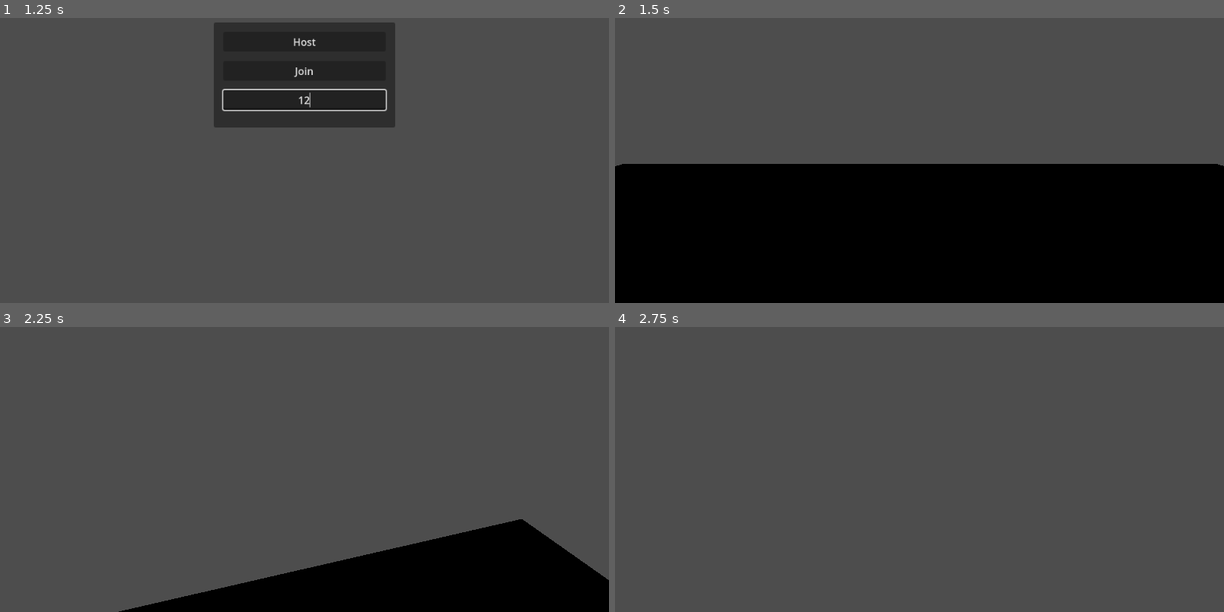
Above: before the commit, frames 1-4 (two rows, left to right).
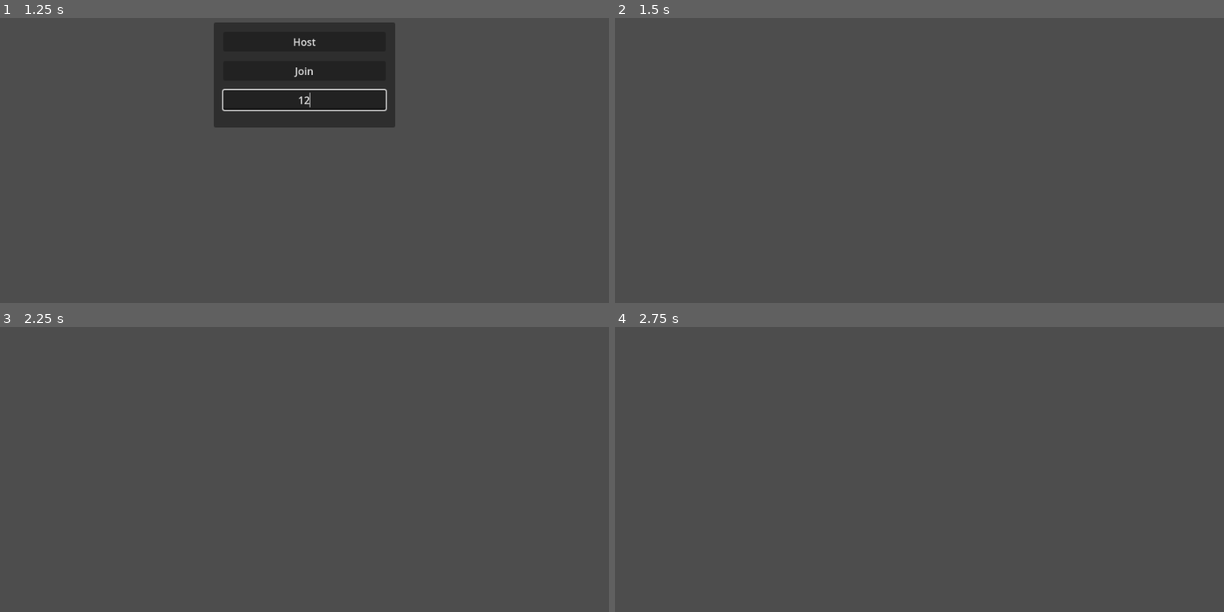
Above: after the commit, the same moments.

Repository: Leopc1977/NotCryOfFeaR
Game: Godot game, scene res://world/world.tscn
The game is run twice, just before and just after one commit, with the same random seed, the same clock (stepped at 60 frames per second) and the same inputs.
Inputs (mouse positions are in pixels of both pictures, inside the frame that each line leads up to):
- Up to frame 1 (1.25 s): click (304, 100) at 0.52 s; type "12" at 0.6 s
- Up to frame 2 (1.5 s): click "Host" at 1.25 s
- Up to frame 3 (2.25 s): tap Enter (ui_accept) at 2 s; move the mouse to (334, 381) at 2.02 s; hold W (up) from 2.03 s (still down)
- Up to frame 4 (2.75 s): keep holding W (up); tap Enter (ui_accept) at 2.27 s

Frame 1 is identical in both runs. In frame 2, 49% of the frame differs, in the area x 0-100%, y 51-100%; in frame 3, 14%; in frame 4, nothing differs.

Commit message:
[ADD]: Error Handling (server connection & disconnection)

Diff:
--- a/world/world.gd
+++ b/world/world.gd
@@ -12,19 +12,35 @@
 	if Input.is_action_just_pressed("quit"):
 		get_tree().quit()
 
+func _notification(event):
+	if event == NOTIFICATION_WM_CLOSE_REQUEST:
+		multiplayer.multiplayer_peer = null
+		get_tree().quit()
+
 func _on_host_pressed():
+	# Start as server.
 	main_menu.hide()
 
 	enet_peer.create_server(PORT)
+	if enet_peer.get_connection_status() == MultiplayerPeer.CONNECTION_DISCONNECTED:
+		OS.alert("Failed to start multiplayer server.")
+		return
 	multiplayer.multiplayer_peer = enet_peer
 	multiplayer.peer_connected.connect(add_player)
+	multiplayer.peer_disconnected.connect(remove_player)
 
 	add_player(multiplayer.get_unique_id())
 
 func _on_join_pressed():
 	main_menu.hide()
+	if address_entry.text == "":
+		OS.alert("Need a remote to connect to.")
+		return
 
 	enet_peer.create_client(address_entry.text, PORT)
+	if enet_peer.get_connection_status() == MultiplayerPeer.CONNECTION_DISCONNECTED:
+		OS.alert("Failed to start multiplayer client.")
+		return
 	multiplayer.multiplayer_peer = enet_peer
 
 func add_player(peer_id):
